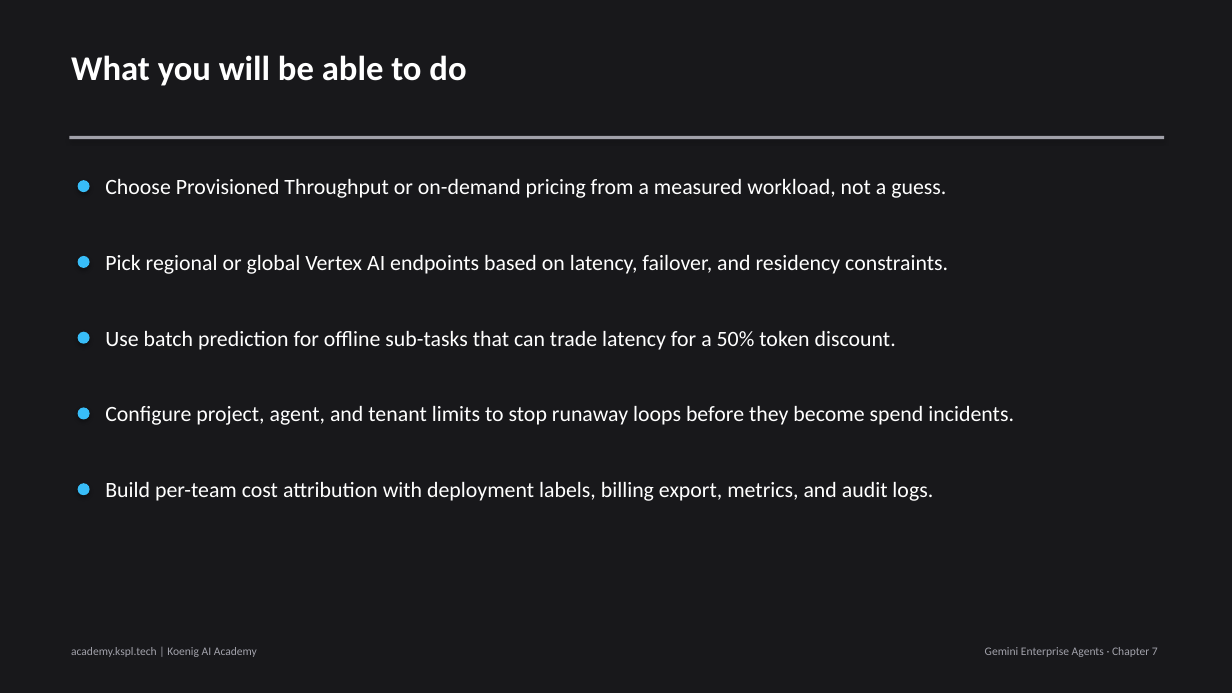
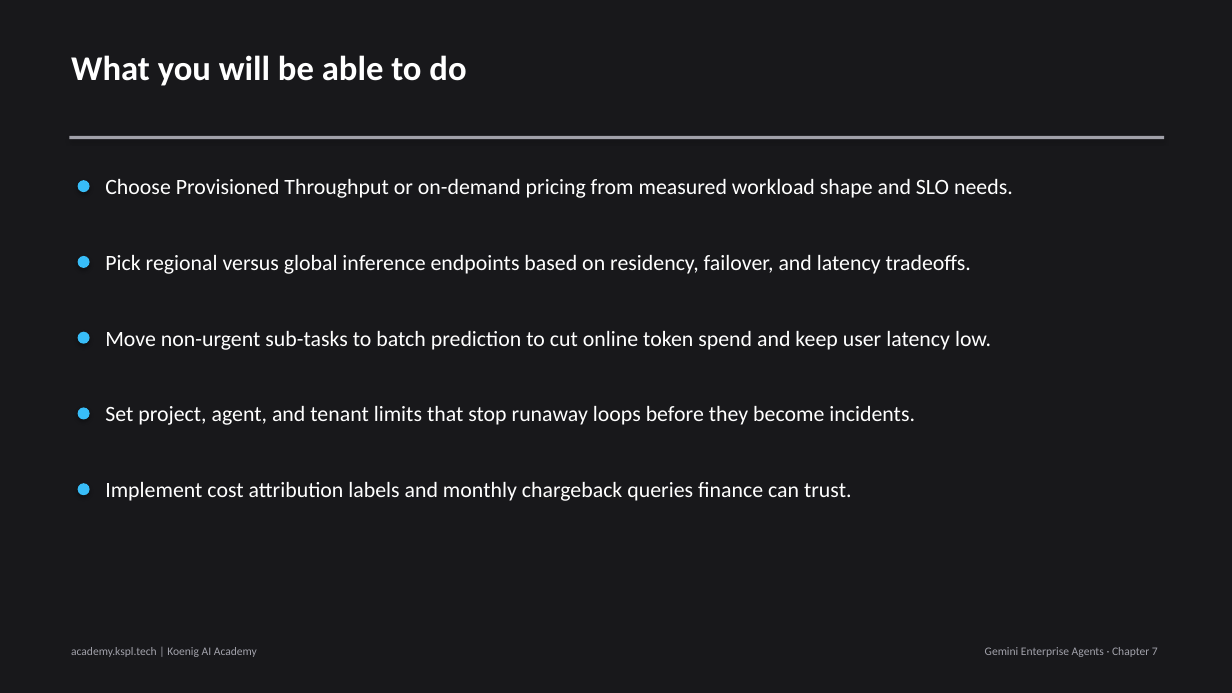
Before and after one commit to Koenig-Solutions-Private-Limited/koenig-ai-org, a slide deck: slide 2 of vault/courses/gemini-enterprise-agents/ch07-slides.pptx. Drawn at 1232x693 pixels with LibreOffice and Linux fonts; fonts in the diff are those of the drawing. Boxes give left, top, right and bottom in pixels: in the first picture for what was removed or moved away, otherwise in the second. Text is boxed around its words. In the diff, an @@ line names an element or a change of style, - is before the commit and + after.

```diff
--- a/vault/courses/gemini-enterprise-agents/ch07-slides.pptx
+++ b/vault/courses/gemini-enterprise-agents/ch07-slides.pptx
@@ text at [105,179,1013,198]: text changed @@
-Choose Provisioned Throughput or on-demand pricing from a measured workload, not a guess.
+Choose Provisioned Throughput or on-demand pricing from measured workload shape and SLO needs.
@@ text at [105,255,971,274]: text changed @@
-Pick regional or global Vertex AI endpoints based on latency, failover, and residency constraints.
+Pick regional versus global inference endpoints based on residency, failover, and latency tradeoffs.
@@ text at [105,331,991,350]: text changed @@
-Use batch prediction for offline sub-tasks that can trade latency for a 50% token discount.
+Move non-urgent sub-tasks to batch prediction to cut online token spend and keep user latency low.
@@ text at [105,406,915,425]: text changed @@
-Configure project, agent, and tenant limits to stop runaway loops before they become spend incidents.
+Set project, agent, and tenant limits that stop runaway loops before they become incidents.
@@ text at [105,482,851,501]: text changed @@
-Build per-team cost attribution with deployment labels, billing export, metrics, and audit logs.
+Implement cost attribution labels and monthly chargeback queries finance can trust.
```
Also in this commit, not shown: 6 other slides changed, 1 slide removed, 12 other files.
